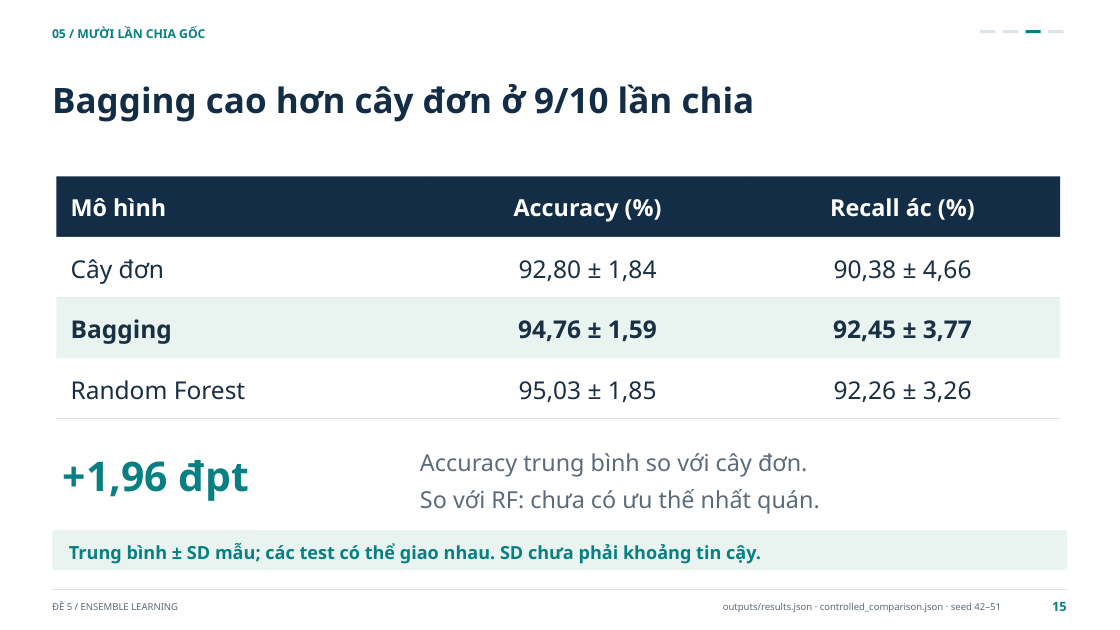
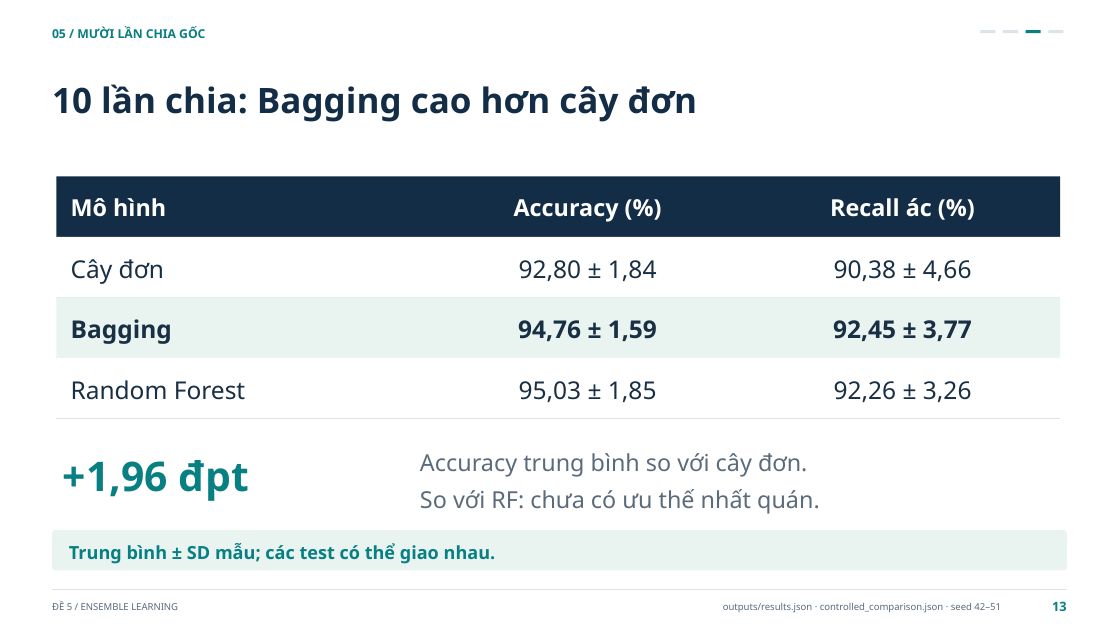
Before and after one commit to Huyngaongow/hocmaygk, a slide deck: slide 13 of De_5_Ensemble_Learning.pptx (slide 15 before the commit). Drawn at 1120x630 pixels with LibreOffice and Linux fonts; fonts in the diff are those of the drawing. Boxes give left, top, right and bottom in pixels: in the first picture for what was removed or moved away, otherwise in the second. Text is boxed around its words. In the diff, an @@ line names an element or a change of style, - is before the commit and + after.

```diff
--- a/De_5_Ensemble_Learning.pptx
+++ b/De_5_Ensemble_Learning.pptx
@@ text at bbox=[52, 84, 697, 122]: text changed @@
-Bagging cao hơn cây đơn ở 9/10 lần chia
+10 lần chia: Bagging cao hơn cây đơn
@@ text at bbox=[69, 543, 496, 564]: text changed @@
-Trung bình ± SD mẫu; các test có thể giao nhau. SD chưa phải khoảng tin cậy.
+Trung bình ± SD mẫu; các test có thể giao nhau.
@@ text at bbox=[1052, 601, 1067, 611]: text changed @@
-15
+13
```
Also in this commit, not shown: 21 other slides changed, 3 slides removed, 7 other files.
